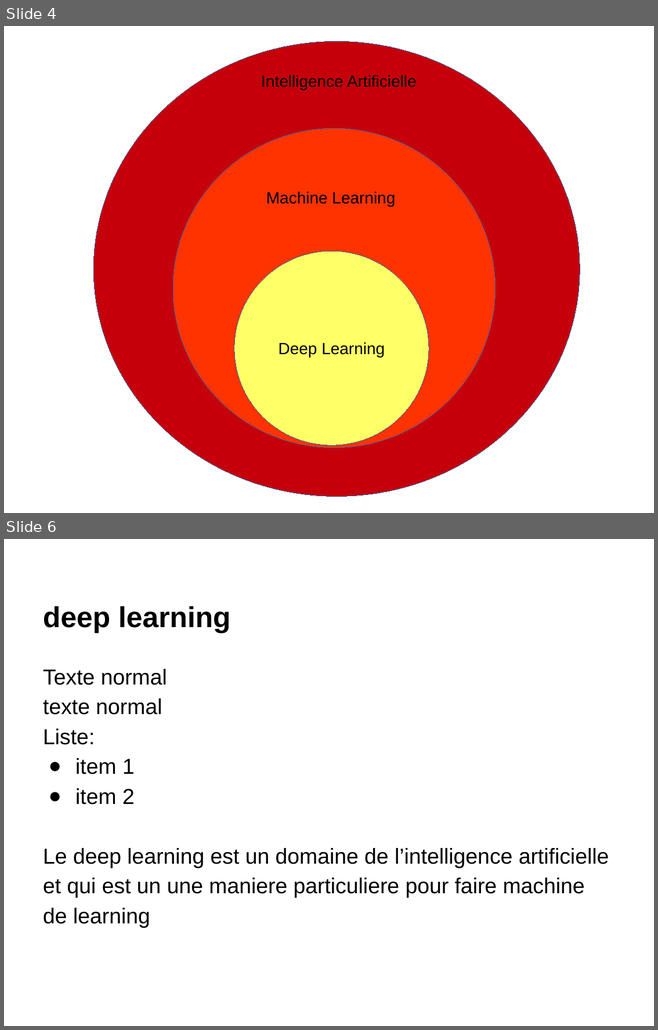
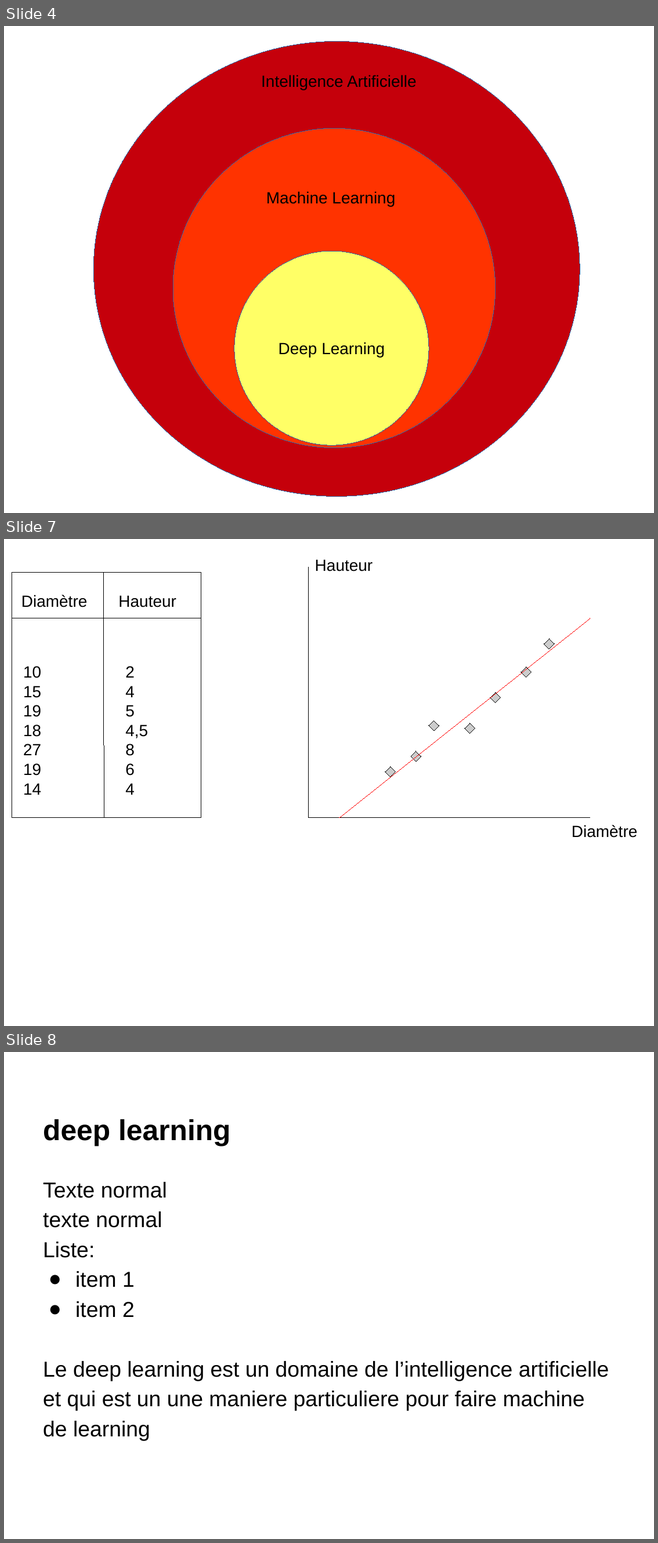
Before and after one commit to chihebguelmami2017/GL_DL, a slide deck: PresentationTemplatef.odp. Shown one above the other, each under a label of ours: slides 4 and 6 before the commit, slides 4, 7 and 8 after it; the slides between them are not shown. The pictures are 658x1030 and 658x1543 pixels, drawn with LibreOffice and Linux fonts; fonts in the diff are those of the drawing. Boxes give left, top, right and bottom in pixels: in the first picture for what was removed or moved away, otherwise in the second. Text is boxed around its words. In the diff, an @@ line names an element or a change of style, - is before the commit and + after.

Commit message:
update2

```diff
--- a/PresentationTemplatef.odp
+++ b/PresentationTemplatef.odp
@@ slide 7 added at bbox=[4, 539, 654, 1026], background #FFFFFF @@
@@ line added from (12, 572) to (201, 572), #000000 0 pt @@
@@ line added from (12, 572) to (12, 817), #000000 0 pt @@
@@ line added from (104, 572) to (104, 817), #000000 0 pt @@
@@ line added from (201, 572) to (201, 817), #000000 0 pt @@
@@ line added from (308, 567) to (308, 817), #000000 0 pt @@
@@ text added at bbox=[315, 559, 373, 571], 18 pt, text #000000 @@
+Hauteur
@@ text added at bbox=[21, 595, 88, 607], 18 pt, text #000000 @@
+Diamètre
@@ text added at bbox=[118, 595, 176, 607], 18 pt, text #000000 @@
+Hauteur
@@ line added from (12, 618) to (201, 618), #000000 0 pt @@
@@ line added from (339, 817) to (590, 618), #FF0000 0 pt @@
@@ diamond added at bbox=[544, 639, 554, 649], fill #CCCCCC, outline #000000 0 pt @@
@@ text added at bbox=[23, 666, 41, 795], 18 pt, text #000000 @@
+10
+15
+19
+18
+27
+19
+14
@@ text added at bbox=[125, 666, 148, 795], 18 pt, text #000000 @@
+2
+4
+5
+4,5
+8
+6
+4
@@ diamond added at bbox=[520, 667, 531, 678], fill #CCCCCC, outline #000000 0 pt @@
@@ diamond added at bbox=[490, 692, 500, 703], fill #CCCCCC, outline #000000 0 pt @@
@@ diamond added at bbox=[429, 721, 439, 732], fill #CCCCCC, outline #000000 0 pt @@
@@ diamond added at bbox=[465, 723, 475, 734], fill #CCCCCC, outline #000000 0 pt @@
@@ diamond added at bbox=[411, 751, 421, 762], fill #CCCCCC, outline #000000 0 pt @@
@@ diamond added at bbox=[385, 766, 396, 777], fill #CCCCCC, outline #000000 0 pt @@
@@ line added from (12, 817) to (201, 817), #000000 0 pt @@
@@ line added from (590, 817) to (308, 817), #000000 0 pt @@
@@ text added at bbox=[571, 825, 637, 838], 18 pt, text #000000 @@
+Diamètre
@@ what was slide 6 is now slide 8 @@
```
Also in this commit, not shown: 2 other slides added, 1 slide removed.
